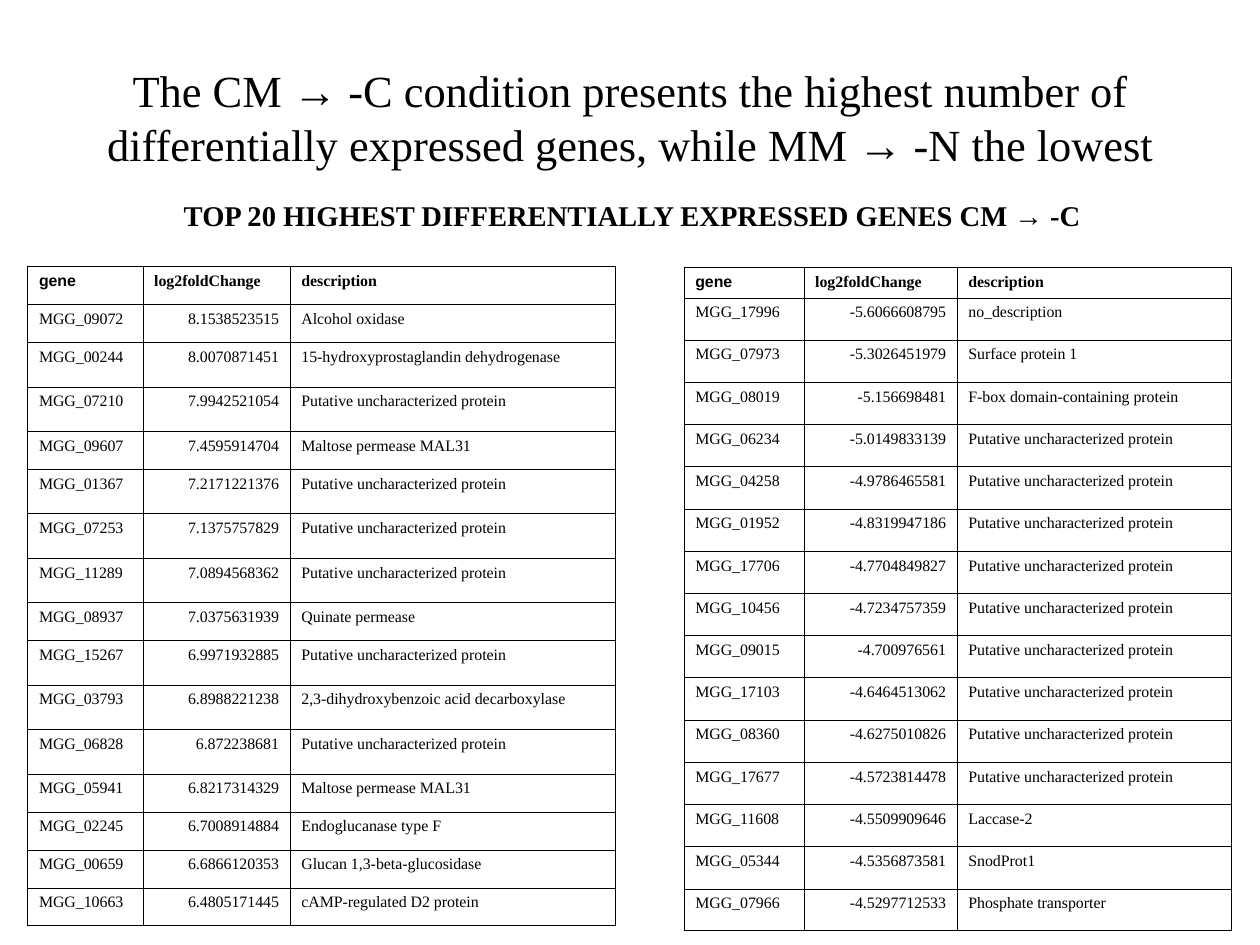
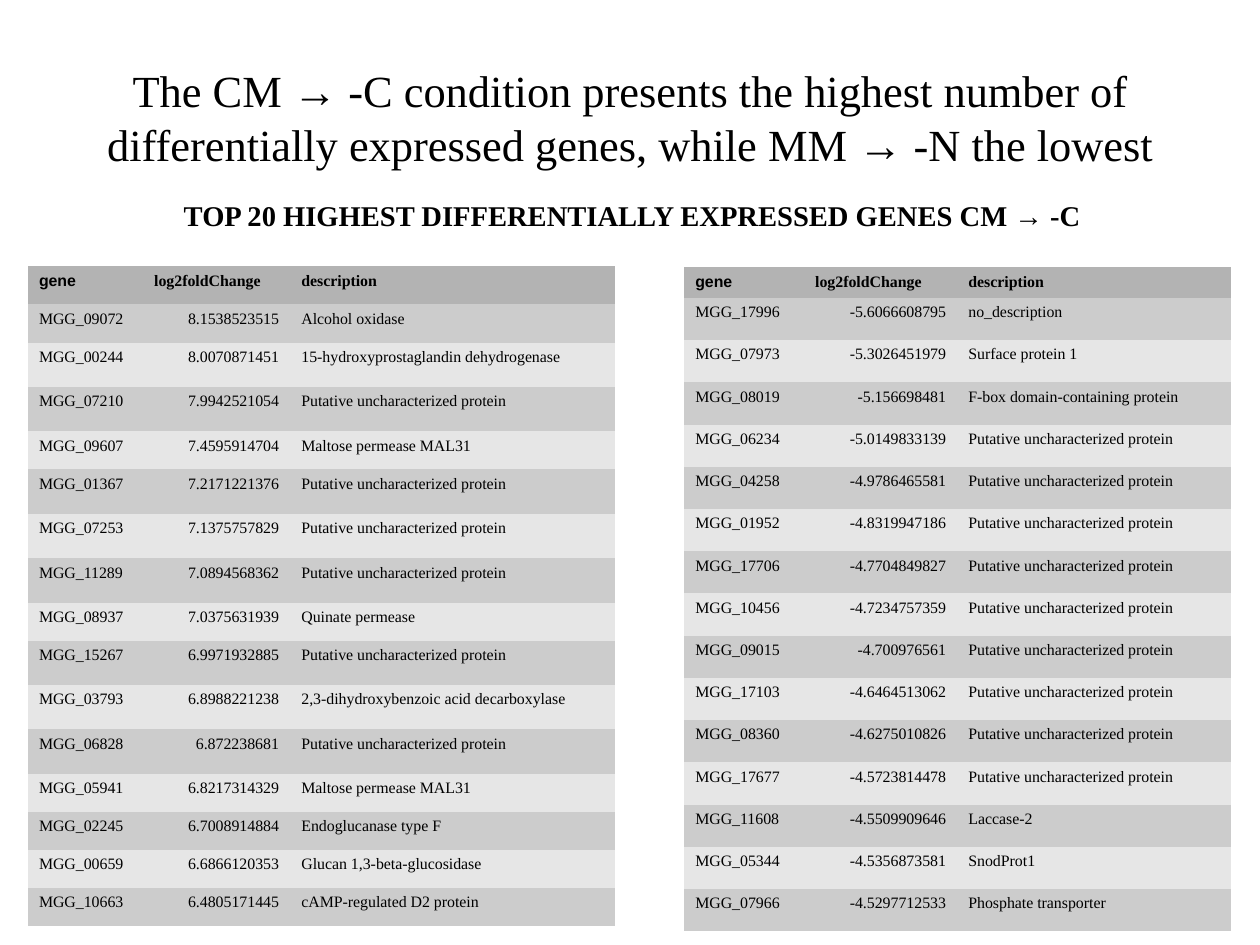
Before and after one commit to wilkinsonlab/m-oryzae-polya, a slide deck: slide 24 of doc/version_21/oryzae_presentation.odp. Drawn at 1260x945 pixels with LibreOffice and Linux fonts; fonts in the diff are those of the drawing. Boxes give left, top, right and bottom in pixels: in the first picture for what was removed or moved away, otherwise in the second. Text is boxed around its words. In the diff, an @@ line names an element or a change of style, - is before the commit and + after.

```diff
--- a/doc/version_21/oryzae_presentation.odp
+++ b/doc/version_21/oryzae_presentation.odp
@@ table at (27, 266, 615, 926) @@
@@ fill none to #B3B3B3 in row 1 @@
@@ fill none to #CCCCCC in 24 cells @@
@@ fill none to #E6E6E6 in 21 cells @@
@@ borders changed @@
@@ table at (685, 268, 1233, 931) @@
@@ fill none to #B3B3B3 in row 1 @@
@@ fill none to #CCCCCC in 24 cells @@
@@ fill none to #E6E6E6 in 21 cells @@
@@ borders changed @@
```
Also in this commit, not shown: 5 other slides changed, 1 slide added, 1 other file.
